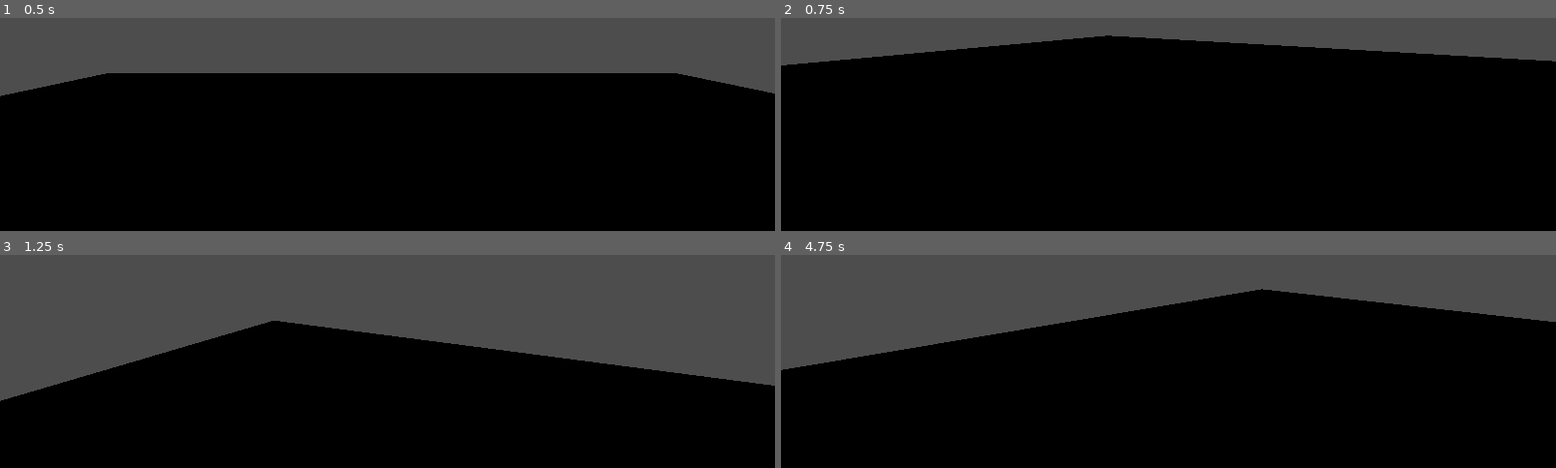
Above: before the commit, frames 1-4 (two rows, left to right).
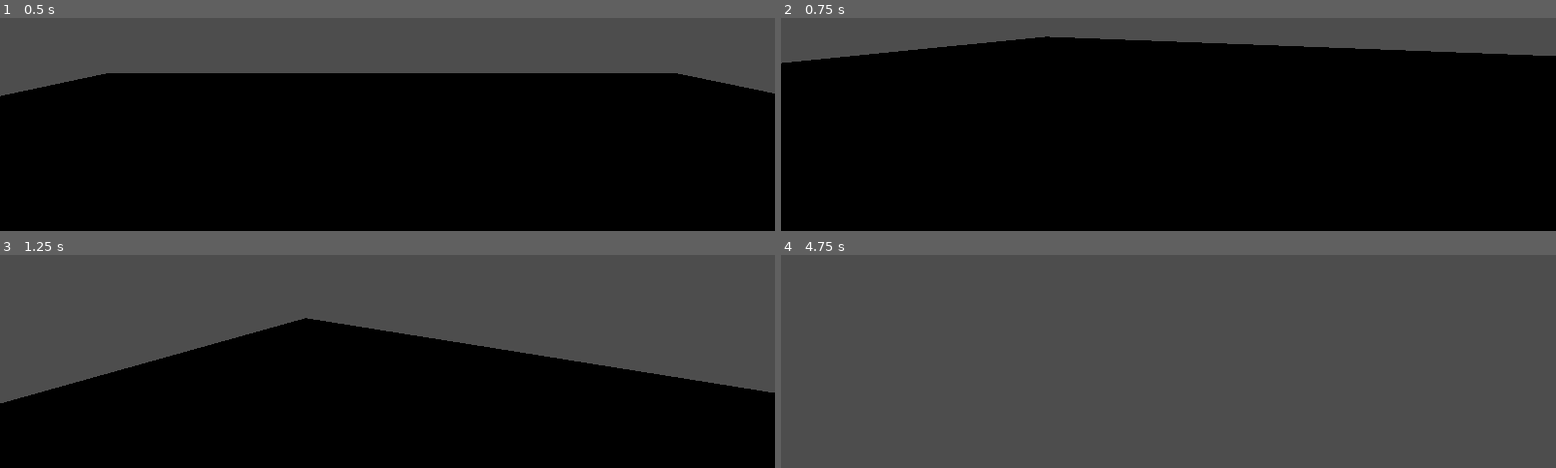
Above: after the commit, the same moments.

Repository: KobiWare/Feiler-File-Manager-2.0
Game: Godot game, scene res://scenes/main.tscn
The game is run twice, just before and just after one commit, with the same random seed, the same clock (stepped at 60 frames per second) and the same inputs.
Inputs:
- Up to frame 1 (0.5 s): no input
- Up to frame 2 (0.75 s): tap Enter (ui_accept) at 0.5 s; hold D (right) from 0.53 s (still down)
- Up to frame 3 (1.25 s): keep holding D (right); tap Enter (ui_accept) at 0.77 s
- Up to frame 4 (4.75 s): release D (right) at 1.28 s; hold Down (ui_down) 1.28-2.03 s; tap Enter (ui_accept) at 1.52, 3.02, 3.77, 4.52 s; hold D (right) 2.03-2.78 s; hold Up (ui_up) 2.78-3.53 s; hold A (left) from 3.53 s (still down)

Frame 1 is identical in both runs. In frame 2, 1.2% of the frame differs, in the area x 0-100%, y 8-23%; in frame 3, 1.8%; in frame 4, 69%, in the area x 0-100%, y 15-100%.

Commit message:
look is now a more reasonable value

Diff:
--- a/scripts/CharacterBody3D.gd
+++ b/scripts/CharacterBody3D.gd
@@ -28,9 +28,9 @@
 		velocity.x = move_toward(velocity.x, 0, SPEED)
 		velocity.z = move_toward(velocity.z, 0, SPEED)
 	if(Input.is_action_pressed("left")):
-		rotate_y(1.0)
+		rotate_y(0.1)
 	elif(Input.is_action_pressed("right")):
-		rotate_y(-1.0)
+		rotate_y(-0.1)
 
 
 	move_and_slide()
